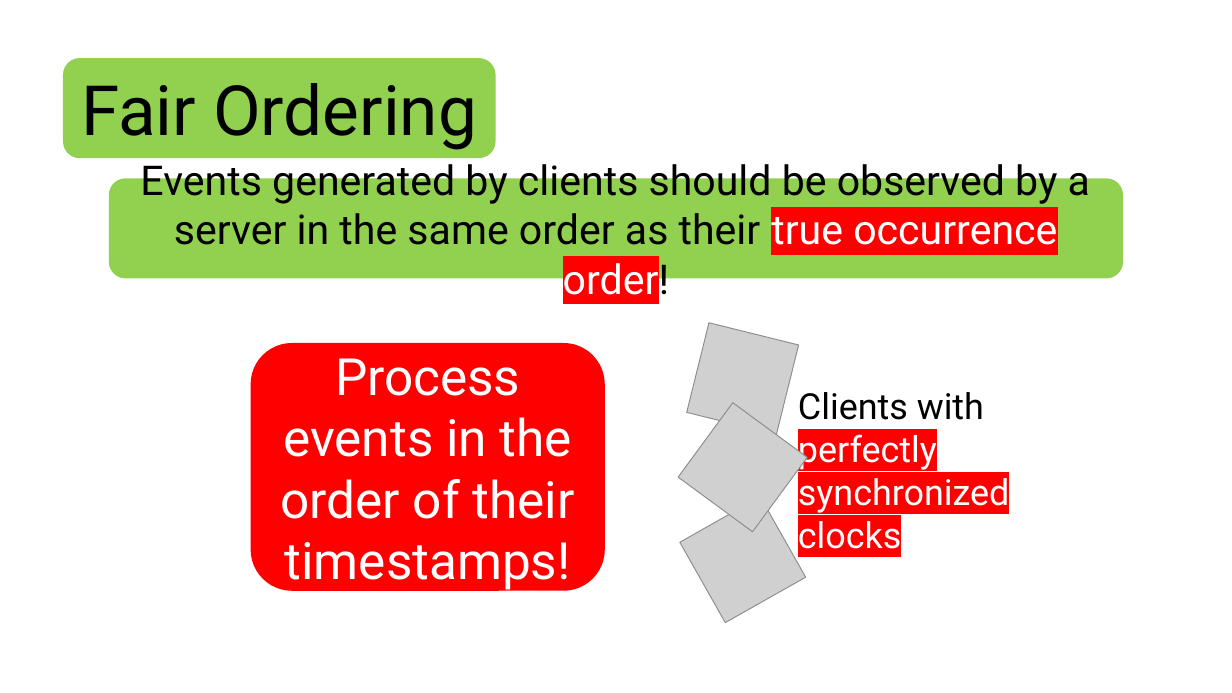
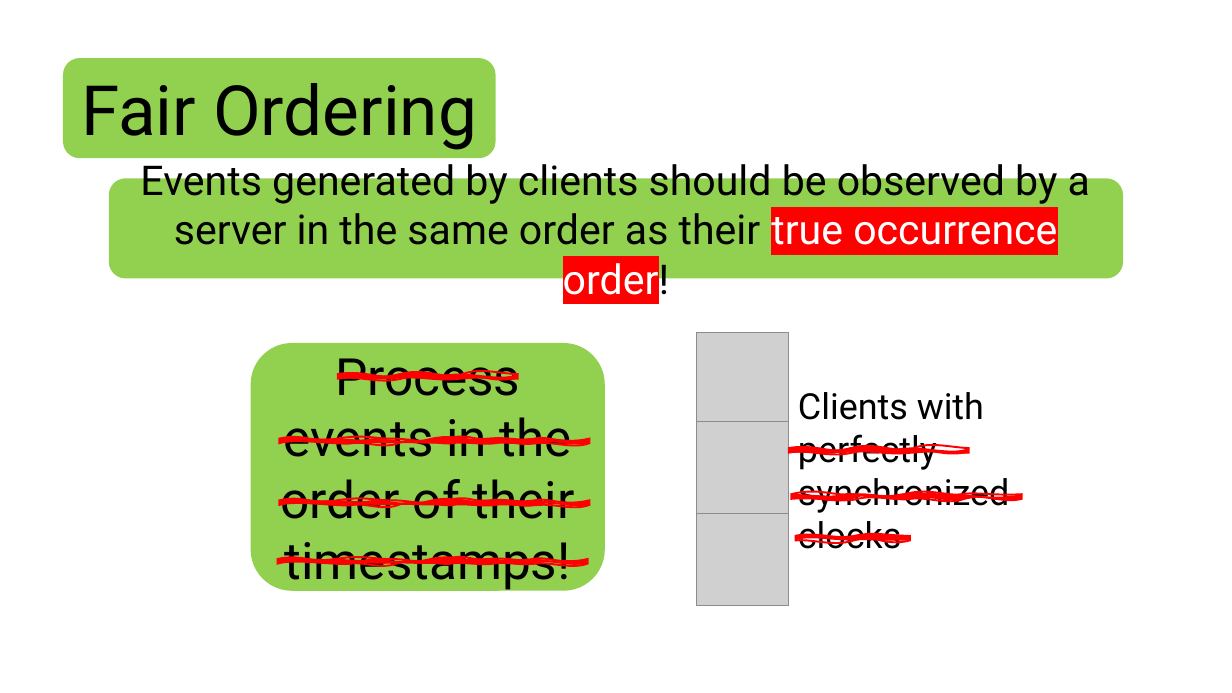
Before and after one commit to HaseebLUMS/Onyx-Presentation, a slide deck: slide 11 of tommy_hotnets_v2.pptx. Drawn at 1232x693 pixels with LibreOffice and Linux fonts; fonts in the diff are those of the drawing; grey boxes stand for pictures. Boxes give left, top, right and bottom in pixels: in the first picture for what was removed or moved away, otherwise in the second. Text is boxed around its words. In the diff, an @@ line names an element or a change of style, - is before the commit and + after.

```diff
--- a/tommy_hotnets_v2.pptx
+++ b/tommy_hotnets_v2.pptx
@@ rounded rectangle "Process events in the order ..." at bbox=[250, 343, 604, 591]: text colour #FFFFFF to #000000; fill #FF0000 to #92D050 @@
@@ picture at bbox=[697, 333, 789, 425]: rotation 283 to 0 degrees @@
@@ freeform shape added at bbox=[338, 374, 518, 379], fill #FF0000, outline #FF0000 1.5 pt @@
@@ text "Clients with perfectly synchronized clocks" at bbox=[798, 392, 1009, 549]: text colour #FFFFFF to #000000, highlight #FF0000 to none in "perfectly synchronized clocks" @@
@@ freeform shape added at bbox=[279, 439, 590, 444], fill #FF0000, outline #FF0000 1.5 pt @@
@@ picture at bbox=[697, 421, 789, 514]: rotation 36 to 0 degrees @@
@@ freeform shape added at bbox=[789, 448, 970, 453], fill #FF0000, outline #FF0000 1.5 pt @@
@@ freeform shape added at bbox=[279, 500, 590, 505], fill #FF0000, outline #FF0000 1.5 pt @@
@@ freeform shape added at bbox=[791, 494, 1021, 499], fill #FF0000, outline #FF0000 1.5 pt @@
@@ picture at bbox=[697, 514, 789, 606]: rotation 150 to 0 degrees @@
@@ freeform shape added at bbox=[796, 536, 910, 541], fill #FF0000, outline #FF0000 1.5 pt @@
@@ freeform shape added at bbox=[277, 559, 588, 564], fill #FF0000, outline #FF0000 1.5 pt @@
```
Also in this commit, not shown: 10 other slides changed, 1 slide added.
